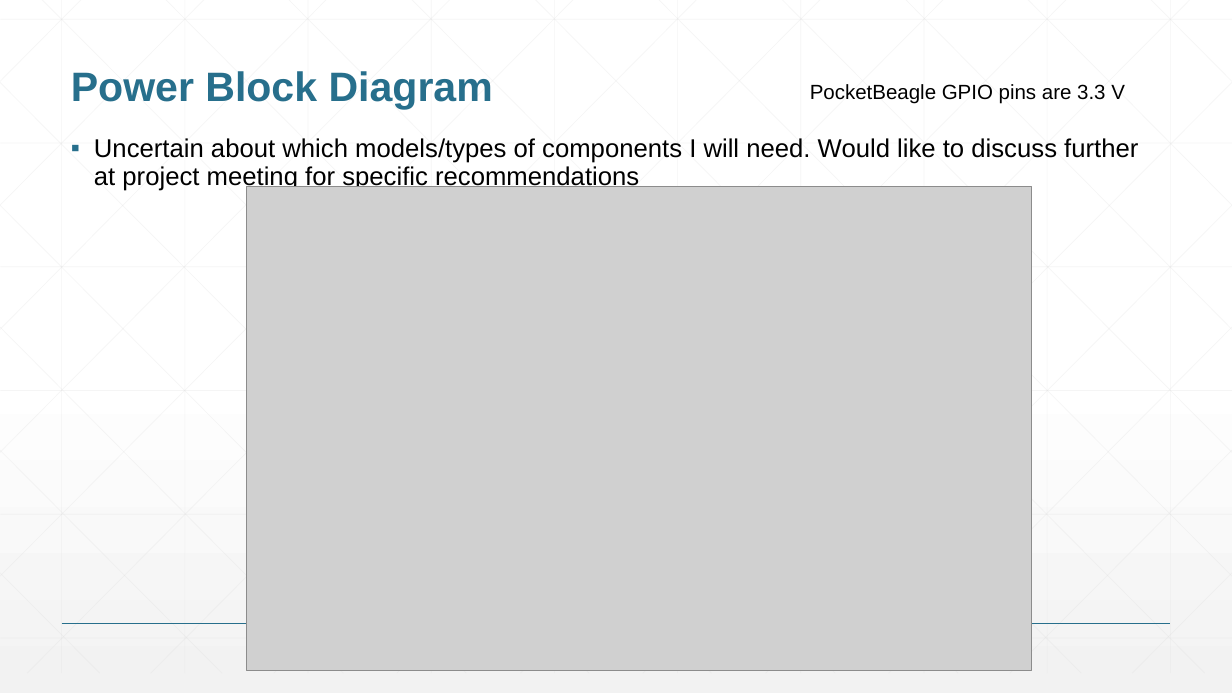
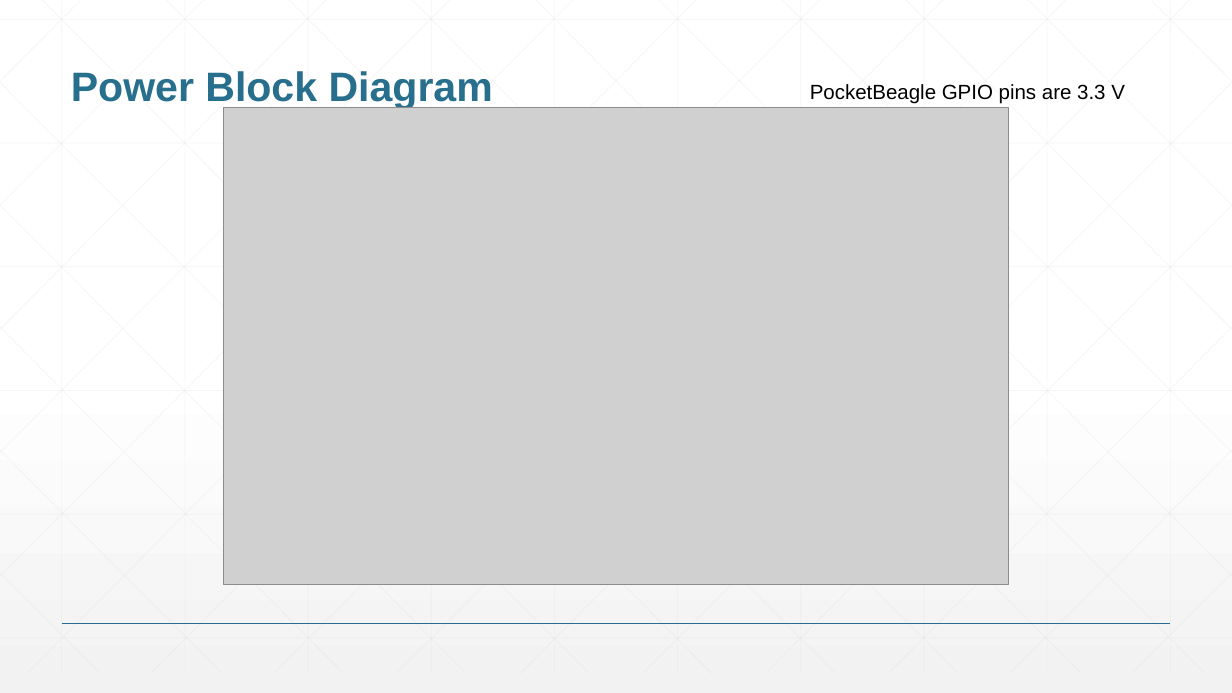
Before and after one commit to JdogLloyd1/ENGI301, a slide deck: slide 5 of Poker Dealer Robot Project/Lloyd_ENGI301_project_01_proposal.pptx. Drawn at 1232x693 pixels with LibreOffice and Linux fonts; fonts in the diff are those of the drawing; grey boxes stand for pictures. Boxes give left, top, right and bottom in pixels: in the first picture for what was removed or moved away, otherwise in the second. Text is boxed around its words. In the diff, an @@ line names an element or a change of style, - is before the commit and + after.

Commit message:
updated block diagram Proj 1

```diff
--- a/Poker Dealer Robot Project/Lloyd_ENGI301_project_01_proposal.pptx
+++ b/Poker Dealer Robot Project/Lloyd_ENGI301_project_01_proposal.pptx
@@ picture: place and size @@
-picture at box(247, 187, 1032, 671)
+picture at box(224, 108, 1009, 585)
@@ text removed at box(94, 138, 1138, 191) @@
-▪ Uncertain about which models/types of components I will need. Would like to discuss further at project meeting for specific recommendations
```
Also in this commit, not shown: 1 other file.
